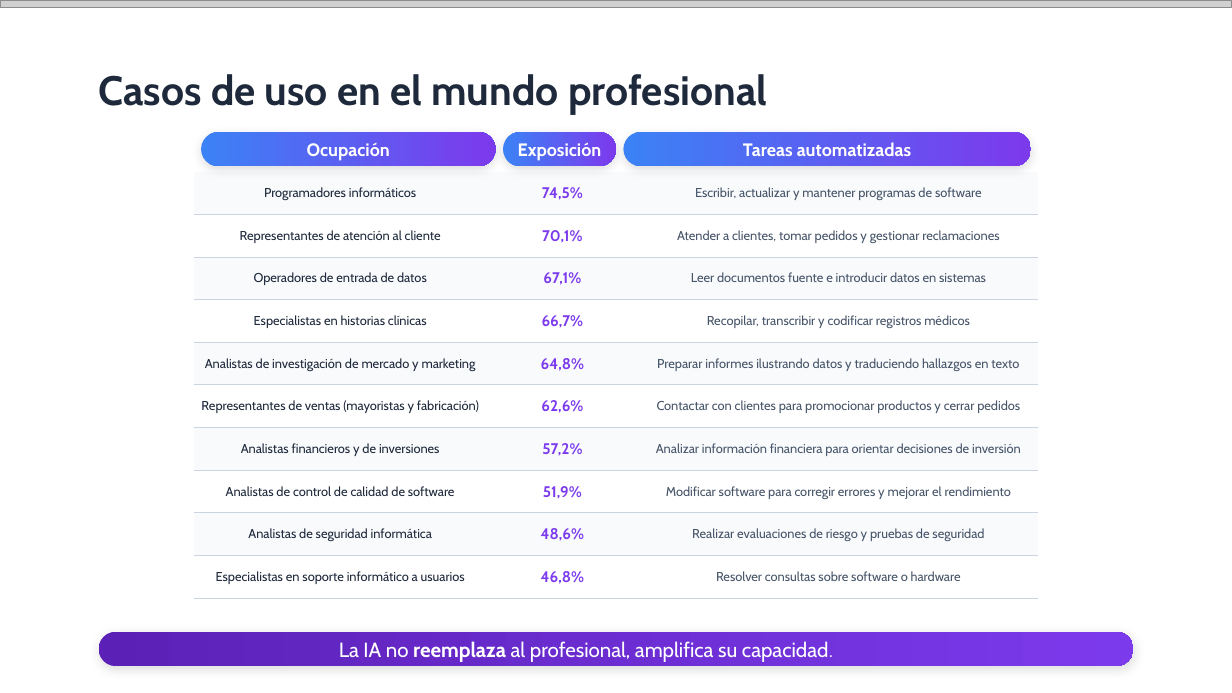
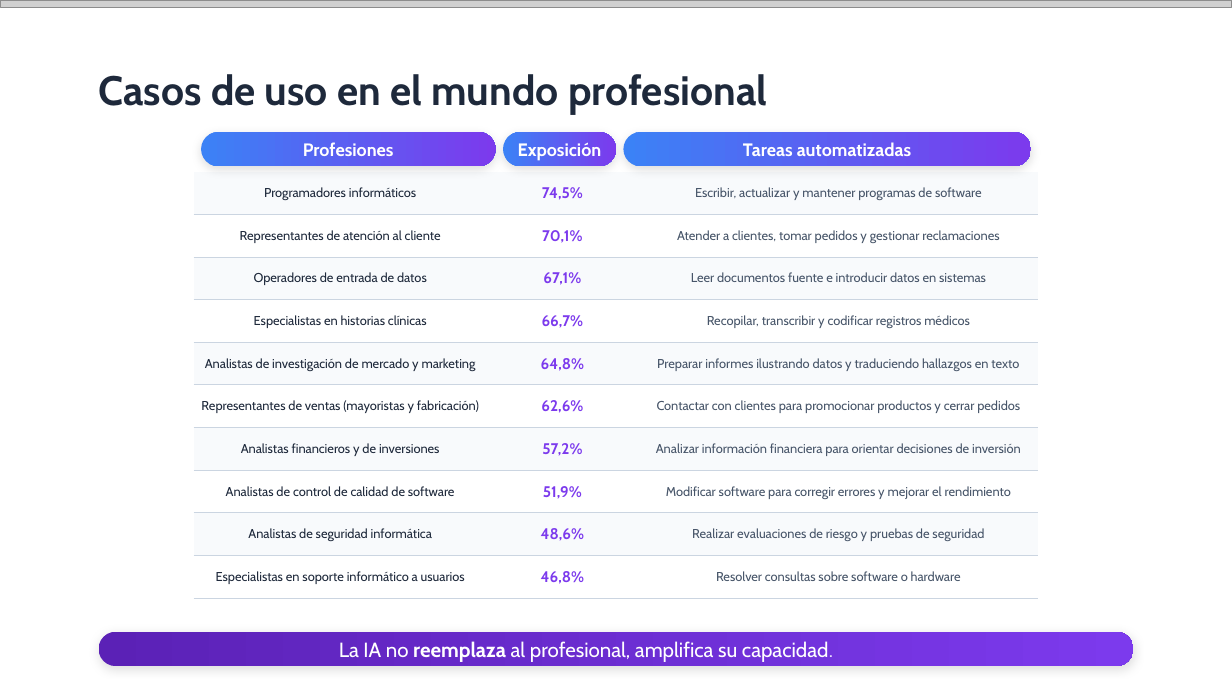
Before and after one commit to quizeth/Labs, a slide deck: slide 9 of IA y Copilot para business professionals/IA Generativa y Microsoft Copilot para profesionales.pptx. Drawn at 1232x693 pixels with LibreOffice and Linux fonts; fonts in the diff are those of the drawing; grey boxes stand for pictures. Boxes give left, top, right and bottom in pixels: in the first picture for what was removed or moved away, otherwise in the second. Text is boxed around its words. In the diff, an @@ line names an element or a change of style, - is before the commit and + after.

```diff
--- a/IA y Copilot para business professionals/IA Generativa y Microsoft Copilot para profesionales.pptx
+++ b/IA y Copilot para business professionals/IA Generativa y Microsoft Copilot para profesionales.pptx
@@ text in rounded rectangle at (303,142,394,156): text changed @@
-Ocupación
+Profesiones
```
Also in this commit, not shown: 8 other slides changed, 9 slides added, 2 slides removed.
